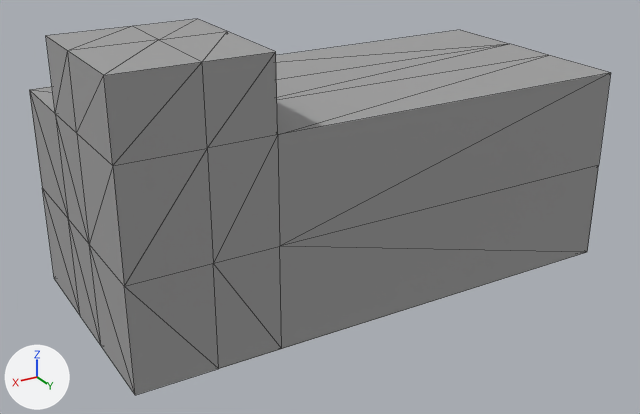
What one commit did to the FBX model Assets/Resources/101_DevelopPJHScene/8_Models/out/npchome/npchome@out_close_s.FBX.
One viewpoint serves both versions: a 50 mm lens placed at (5.09, 6.94, 3.39), pointed at (0.24, -1.14, -0.65). Arrows for +X, +Y and +Z are at lower left; the lights stay in place. Mesh edges are drawn as thin lines on the coarser meshes. Where no turn or scale is listed for an object, it has been applied to the vertices.

Before the edit, the objects in view are built like this:
```python
me_mesh_001 = bpy.data.meshes.new('Mesh.001')
me_mesh_001.from_pydata(...)  # 52 vertices, 98 faces; spans x -2.98..2.98, y -2.69..0.04, z -1.54..1.54
me_mesh_001.materials.append(mat_03___default)  # grey #9f9f9f
ob_box001 = bpy.data.objects.new('Box001', me_mesh_001)
ob_box001.location = (0.0, 0.0, 0.0)
```
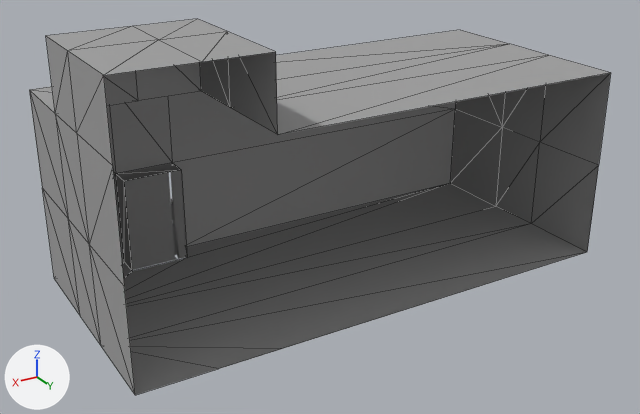
Edits to the bpy script that builds the scene:
```text
Change me_mesh_001:
    used by ob_box001; location = (0.0, 0.0, 0.0)
    remove me_mesh_001.from_pydata(...)  # 52 vertices, 98 faces; spans x -2.98..2.98, y -2.69..0.04, z -1.54..1.54
    add me_mesh_001.from_pydata(...)  # 49 vertices, 82 faces; spans x -2.98..2.98, y -2.69..0.04, z -1.54..1.54
    me_mesh_001 part 1
    3 vertices are removed from x 1.4..2.11, y 0.04, z -0.38..0.77
    16 faces are deleted
```

Boxes (x1, y1, x2, y2) around the edits, measured in the pictures (640 x 414 px):
part 1 of me_mesh_001, deleted
    before: (104, 52, 611, 395)
'Object001', unchanged, uncovered by the edit
    after: (120, 166, 187, 270)
